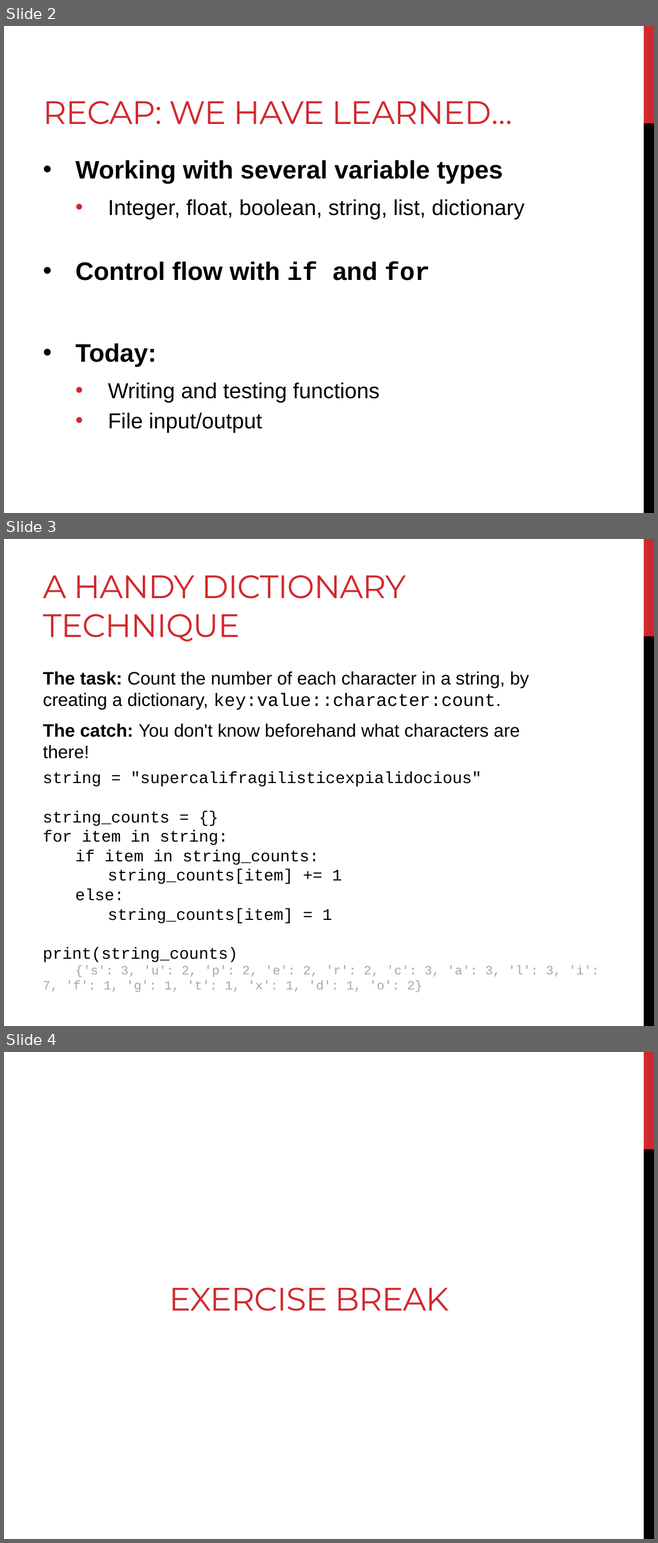
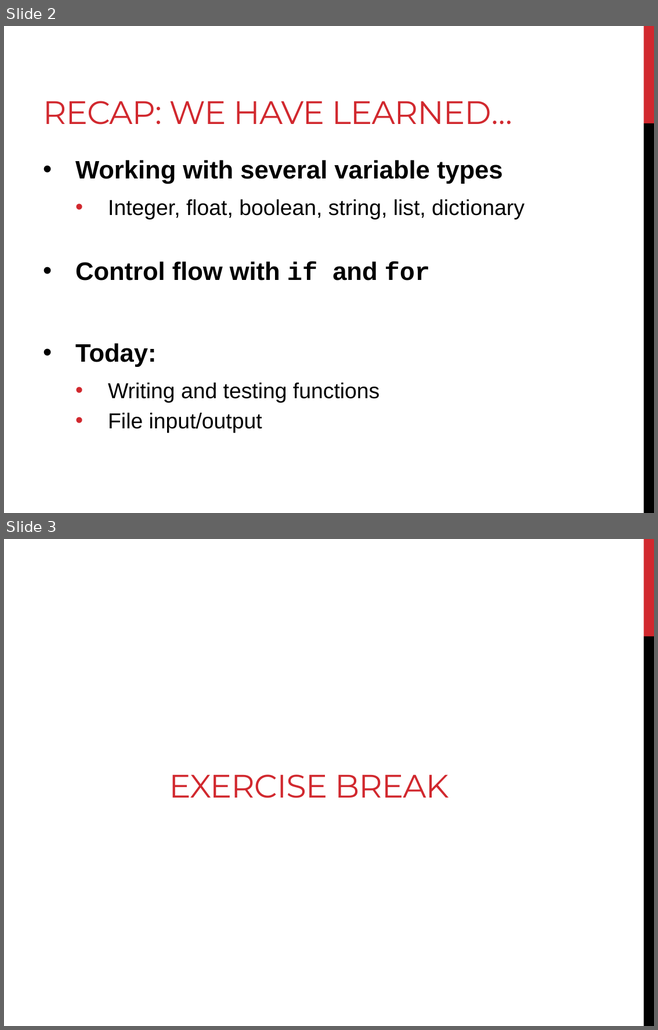
Before and after one commit to sjspielman/bdib2018_python, a slide deck: files/slides/slides_day3.pptx. Shown one above the other, each under a label of ours: slides 2, 3 and 4 before the commit, slides 2 and 3 after it. The pictures are 658x1543 and 658x1030 pixels, drawn with LibreOffice and Linux fonts; fonts in the diff are those of the drawing. Boxes give left, top, right and bottom in pixels: in the first picture for what was removed or moved away, otherwise in the second. Text is boxed around its words. In the diff, an @@ line names an element or a change of style, - is before the commit and + after.

```diff
--- a/files/slides/slides_day3.pptx
+++ b/files/slides/slides_day3.pptx
@@ slide 3 removed at bbox=[4, 539, 654, 1026], background #FFFFFF; not listed: 2 template elements that a slide beside it also shows @@
@@ title removed at bbox=[43, 575, 406, 642] @@
-A HANDY DICTIONARY TECHNIQUE
@@ text removed at bbox=[43, 671, 529, 759] @@
-The task: Count the number of each character in a string, by creating a dictionary, key:value::character:count.
-The catch: You don't know beforehand what characters are there!
@@ text removed at bbox=[43, 772, 598, 993] @@
-string = "supercalifragilisticexpialidocious"
-string_counts = {}
-for item in string:
-if item in string_counts:
-string_counts[item] += 1
-else:
-string_counts[item] = 1
-print(string_counts)
-{'s': 3, 'u': 2, 'p': 2, 'e': 2, 'r': 2, 'c': 3, 'a': 3, 'l': 3, 'i': 7, 'f': 1, 'g': 1, 't': 1, 'x': 1, 'd': 1, 'o': 2}
@@ what was slide 4 is now slide 3 @@
```
Also in this commit, not shown: 2 other files.
